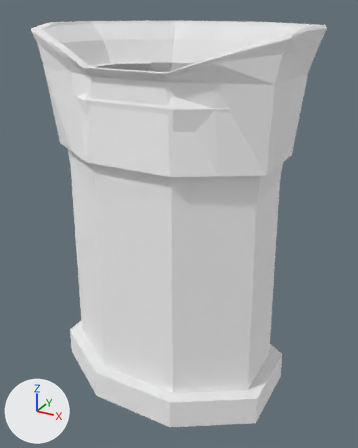
Two versions of the OBJ model Models/person_thin_robe_royal.obj, one commit apart.
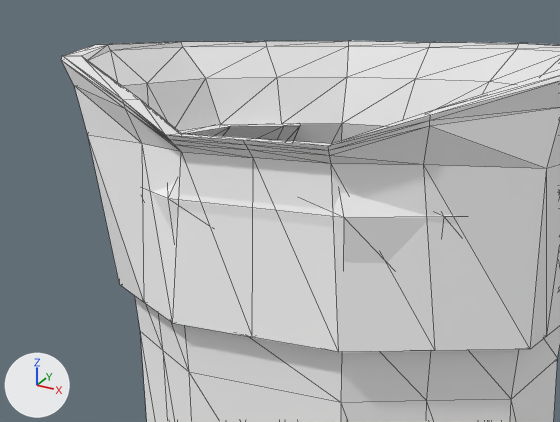
There are two pictures of each version: one whole from a 50 mm lens placed at (0.478, -0.837, 0.81), pointed at (0.009, 0.016, 0.383), one close up on the part from 0% to 79% of the width and 0% to 47% of the height. The axes (+X, +Y, +Z) are drawn at lower left. The lights are the same throughout. The last two pictures show the newer version. The close-ups show mesh edges as thin lines. Where no turn or scale is listed for an object, it has been applied to the vertices.

Objects in the first close-up: 'person_thin_robe_royal'.
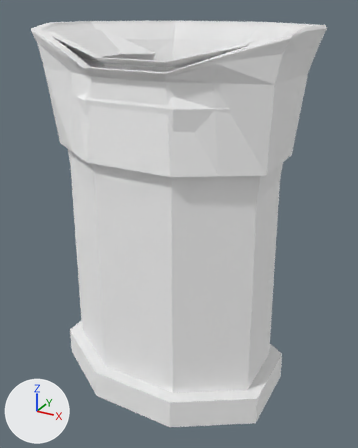
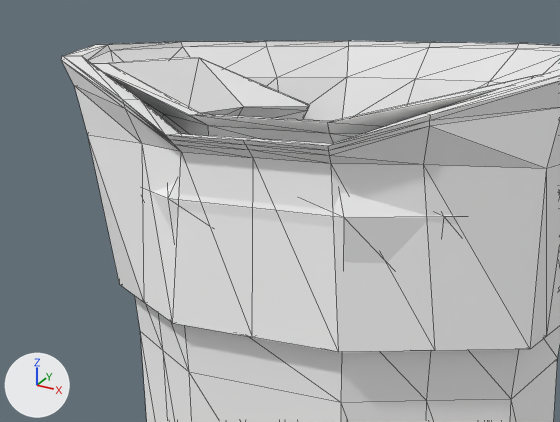
The change in detail:
me_person_thin_robe_royal is used by ob_person_thin_robe_royal; location (0.0, 0.0, 0.0).
me_person_thin_robe_royal had 352 vertices, 696 faces and spanned x -0.259..0.259, y -0.175..0.214, z 0.02..0.78.
me_person_thin_robe_royal now has 416 vertices, 820 faces and spans x -0.259..0.259, y -0.175..0.214, z 0.02..0.78.
me_person_thin_robe_royal part 1: a new loose piece of 64 vertices spanning x -0.232..0.232, y -0.137..0.106, z 0.68..0.765.

What differs and where, as boxes (x1, y1, x2, y2) in the close-ups (560 x 422 px):
part 1 of me_person_thin_robe_royal, added
    after: (91, 57, 541, 144)
